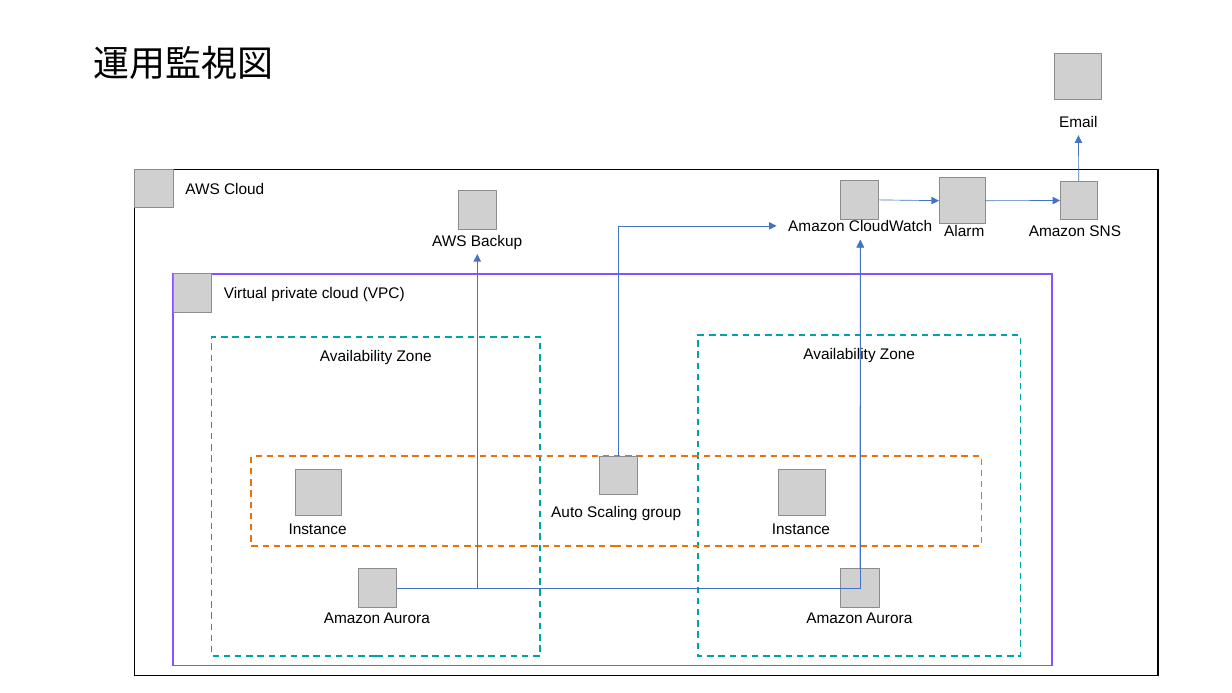
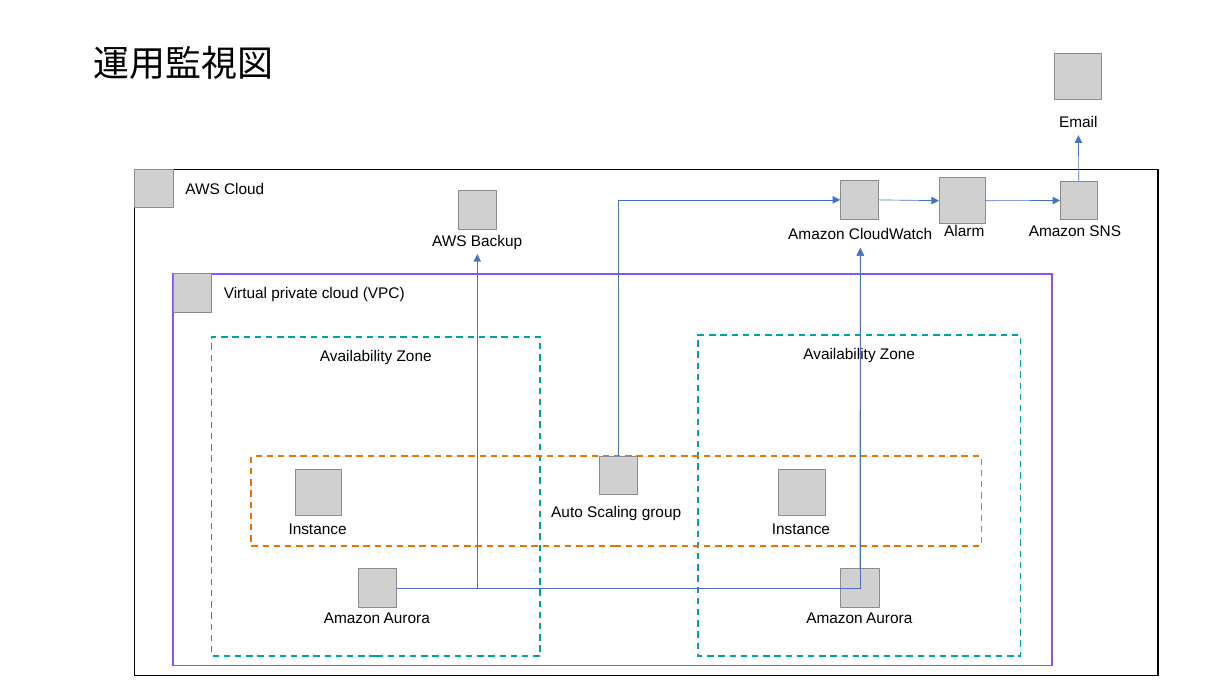
Before and after one commit to koga-infrabbit/handson, a slide deck: slide 3 of fullset/40.詳細設計書/システム構成図.pptx. Drawn at 1232x693 pixels with LibreOffice and Linux fonts; fonts in the diff are those of the drawing; grey boxes stand for pictures. Boxes give left, top, right and bottom in pixels: in the first picture for what was removed or moved away, otherwise in the second. Text is boxed around its words. In the diff, an @@ line names an element or a change of style, - is before the commit and + after.

```diff
--- a/fullset/40.詳細設計書/システム構成図.pptx
+++ b/fullset/40.詳細設計書/システム構成図.pptx
@@ elbow arrow moved from (618, 457) - (777, 226) to (618, 457) - (840, 200) @@
@@ text "Amazon CloudWatch": place and size @@
-text "Amazon CloudWatch" at <box>788,219,932,231</box>
+text "Amazon CloudWatch" at <box>788,228,932,239</box>
@@ elbow arrow moved from (396, 589) - (860, 240) to (396, 589) - (860, 248) @@
@@ arrow moved from (860, 569) - (860, 240) to (860, 569) - (860, 248) @@
```
Also in this commit, not shown: 3 other slides changed, 4 other files.
